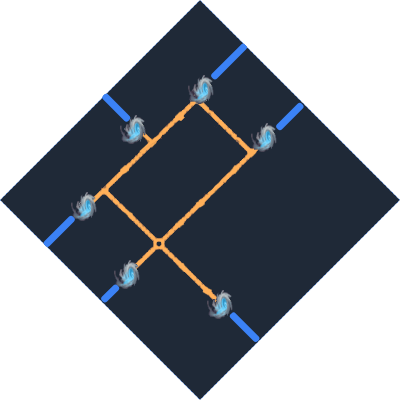
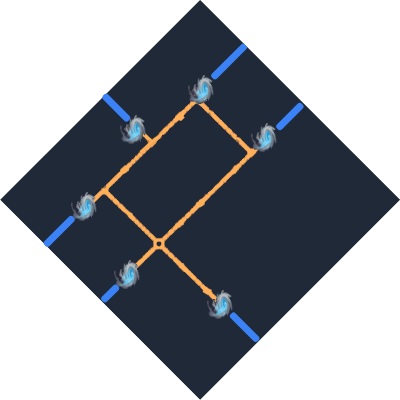
Two versions of the same layered image (400x400). Layer-by-layer changes:
added layer "diamond" over [0, 0, 400, 400]